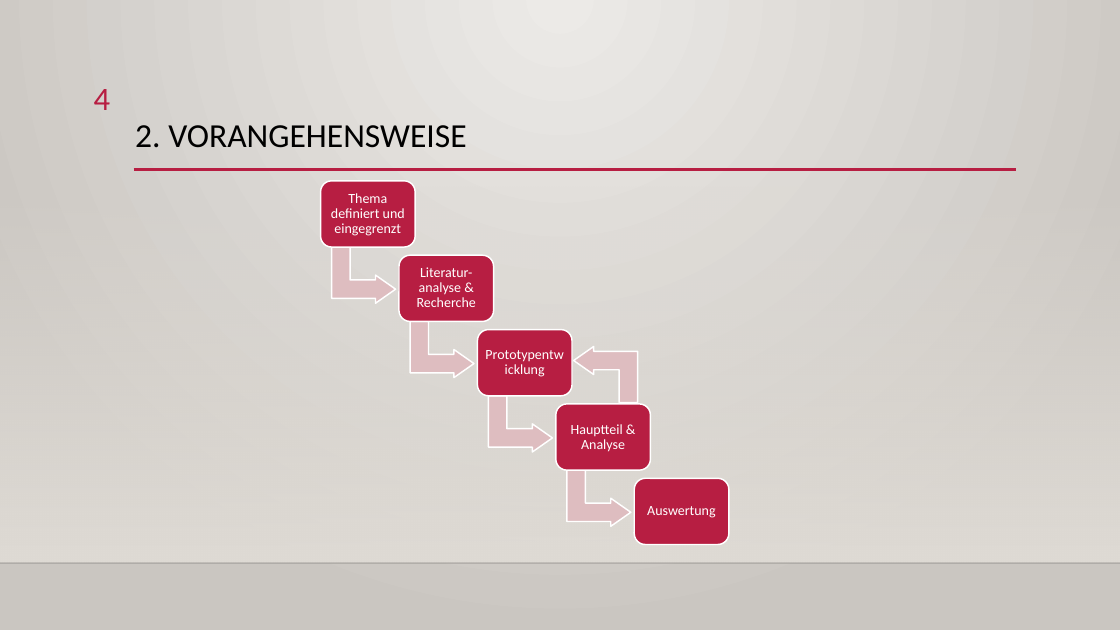
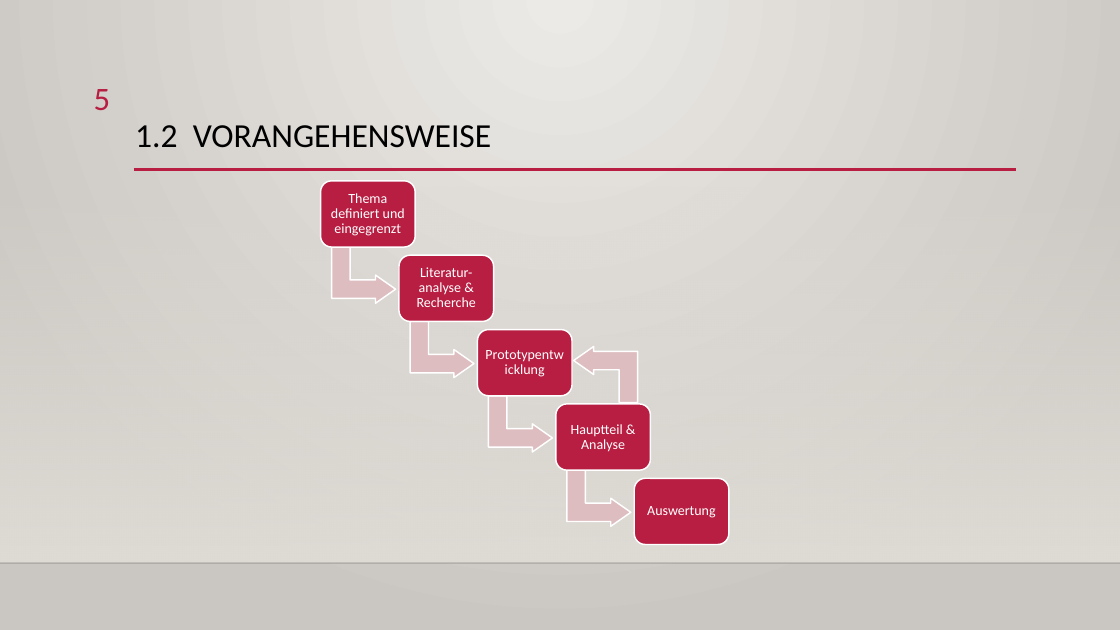
Before and after one commit to ErtugrulSener/Bachelorthesis, a slide deck: slide 5 of Colloquium/Kolloquium.pptx (slide 4 before the commit). Drawn at 1120x630 pixels with LibreOffice and Linux fonts; fonts in the diff are those of the drawing; background and template pictures are left out. Boxes give left, top, right and bottom in pixels: in the first picture for what was removed or moved away, otherwise in the second. Text is boxed around its words. In the diff, an @@ line names an element or a change of style, - is before the commit and + after.

```diff
--- a/Colloquium/Kolloquium.pptx
+++ b/Colloquium/Kolloquium.pptx
@@ page number at (x1=94, y1=89, x2=111, y2=110): text changed @@
-4
+5
@@ title at (x1=135, y1=125, x2=491, y2=148): text changed @@
-2. VORANGEHENSWEISE
+1.2 VORANGEHENSWEISE
```
Also in this commit, not shown: 2 other slides changed, 6 slides added.
